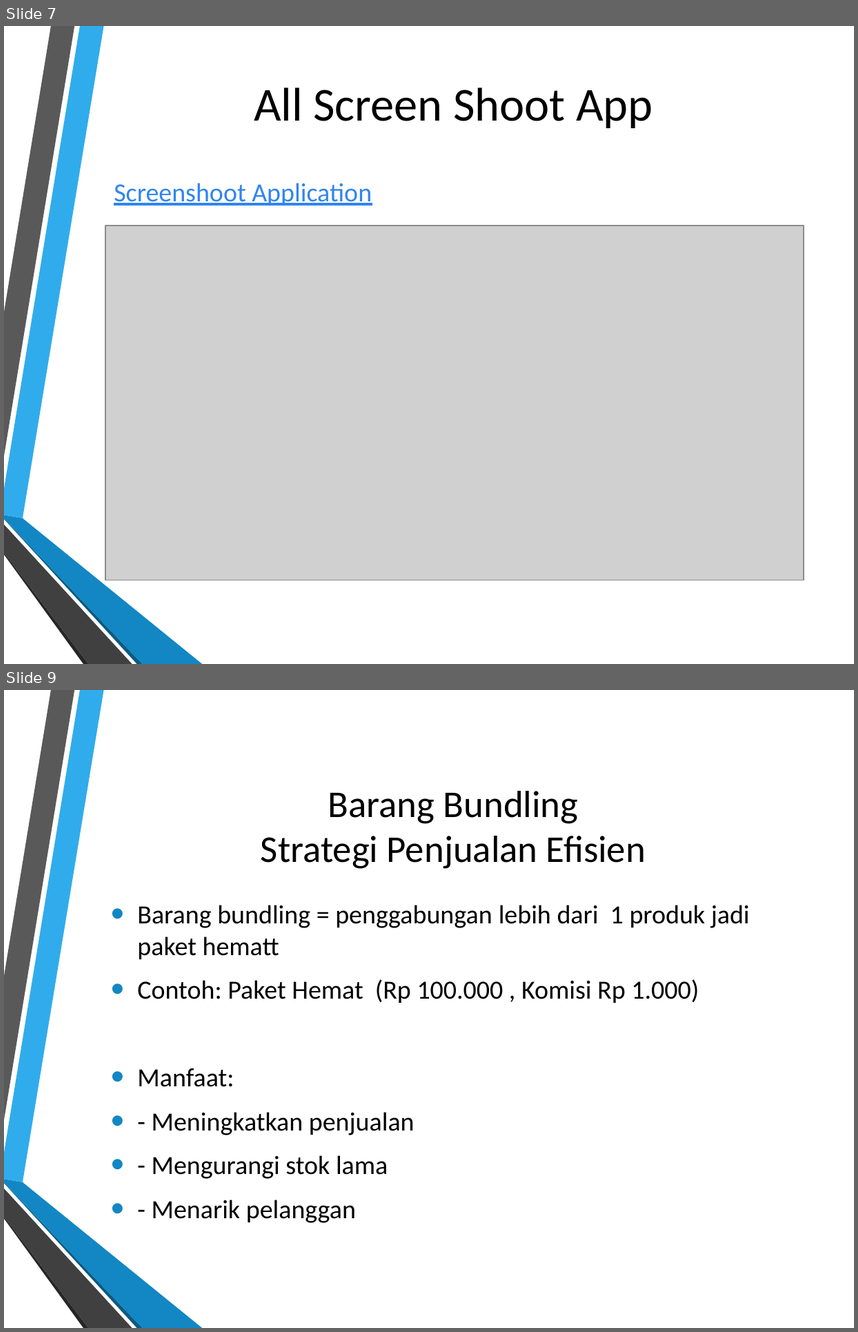
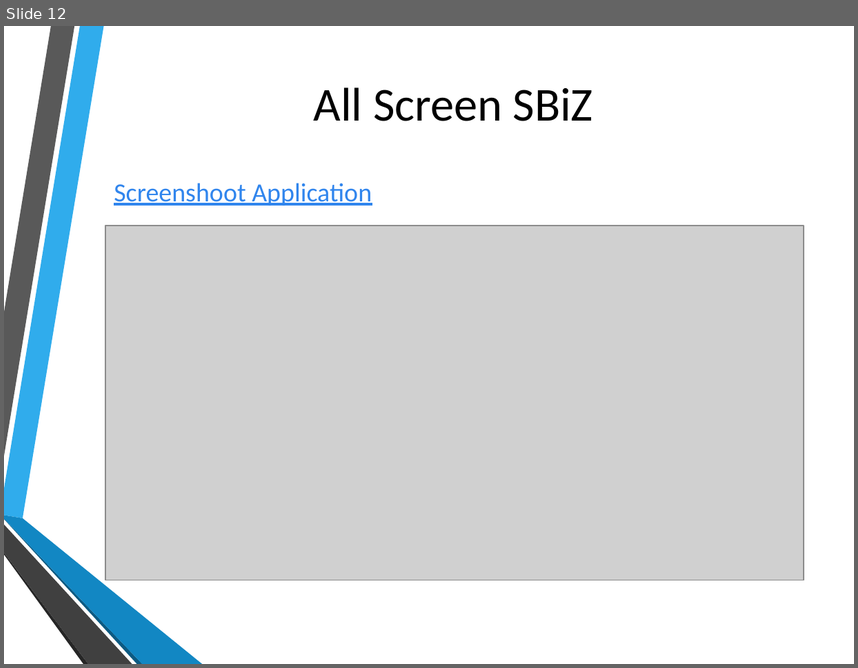
Before and after one commit to dendie851/sbiz-php, a slide deck: presentation/slide-presentation.pptx. Shown one above the other, each under a label of ours: slides 7 and 9 before the commit, slide 12 after it; the slides between them are not shown. The pictures are 858x1332 and 858x668 pixels, drawn with LibreOffice and Linux fonts; fonts in the diff are those of the drawing; grey boxes stand for pictures; background and template pictures are left out. Boxes give left, top, right and bottom in pixels: in the first picture for what was removed or moved away, otherwise in the second. Text is boxed around its words. In the diff, an @@ line names an element or a change of style, - is before the commit and + after.

```diff
--- a/presentation/slide-presentation.pptx
+++ b/presentation/slide-presentation.pptx
@@ slide 9 removed at [4, 690, 854, 1328], background picture (left out); not listed: 6 template elements that a slide beside it also shows @@
@@ title removed at [261, 791, 646, 869] @@
-Barang Bundling
-Strategi Penjualan Efisien
@@ text removed at [137, 905, 750, 1223] @@
-• Barang bundling = penggabungan lebih dari 1 produk jadi paket hematt
-• Contoh: Paket Hemat (Rp 100.000 , Komisi Rp 1.000)
-• Manfaat:
-• - Meningkatkan penjualan
-• - Mengurangi stok lama
-• - Menarik pelanggan
@@ what was slide 7 is now slide 12 @@
@@ slide 12 changed as well @@
@@ title at [314, 87, 593, 121]: text changed @@
-All Screen Shoot App
+All Screen SBiZ
```
Also in this commit, not shown: 8 other slides changed, 4 slides added, 3 other slides removed, 3 other files.
